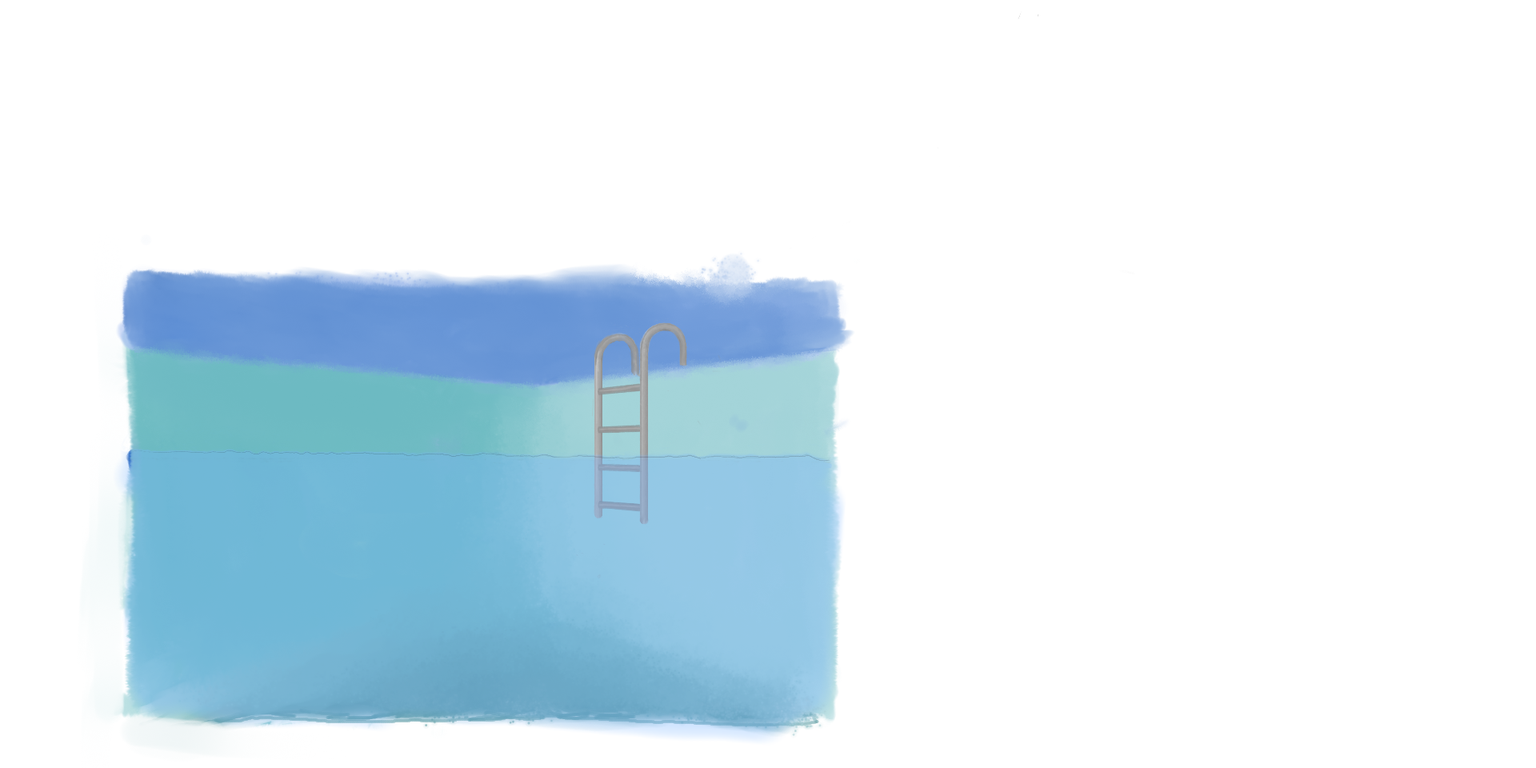
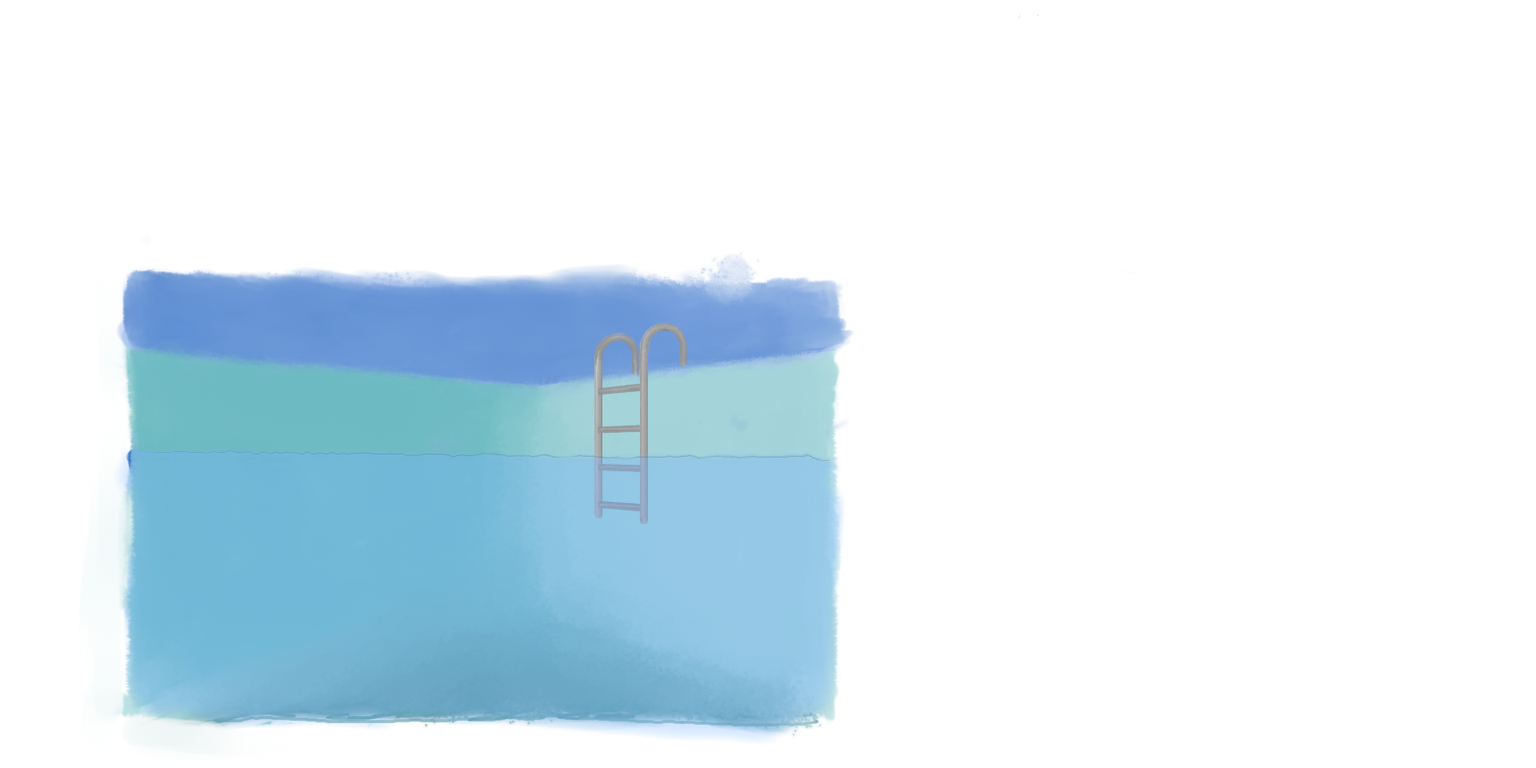
Comparing the layer stacks of the two 1536×768 images. Changes:
painted on "ladder" over (596, 337, 639, 373)
